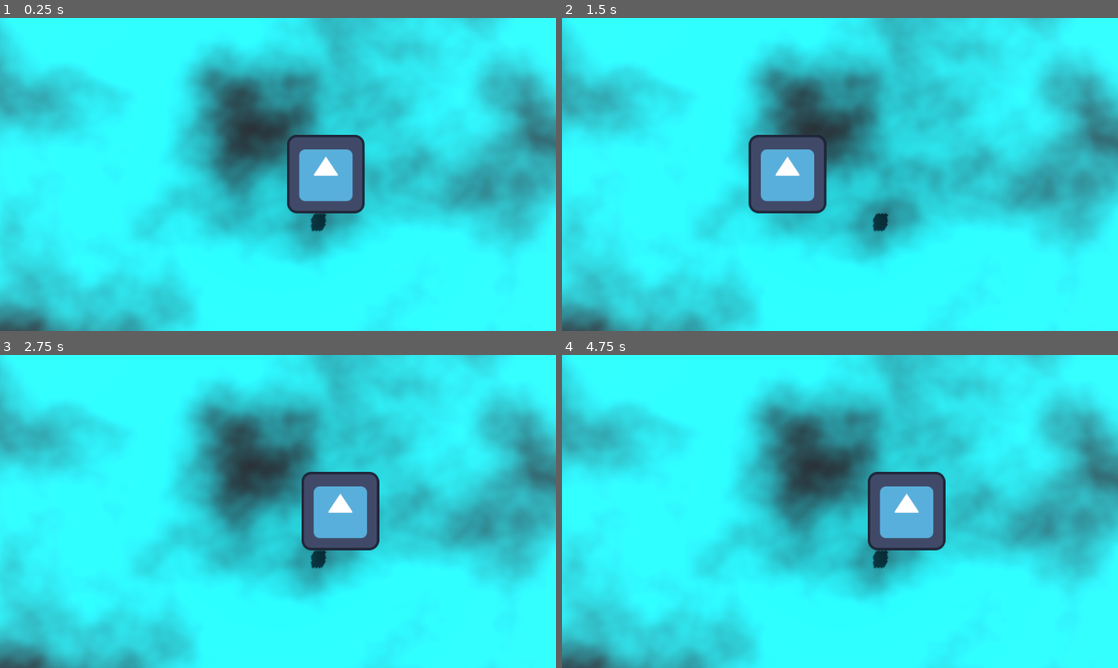
Above: before the commit, frames 1-4 (two rows, left to right).
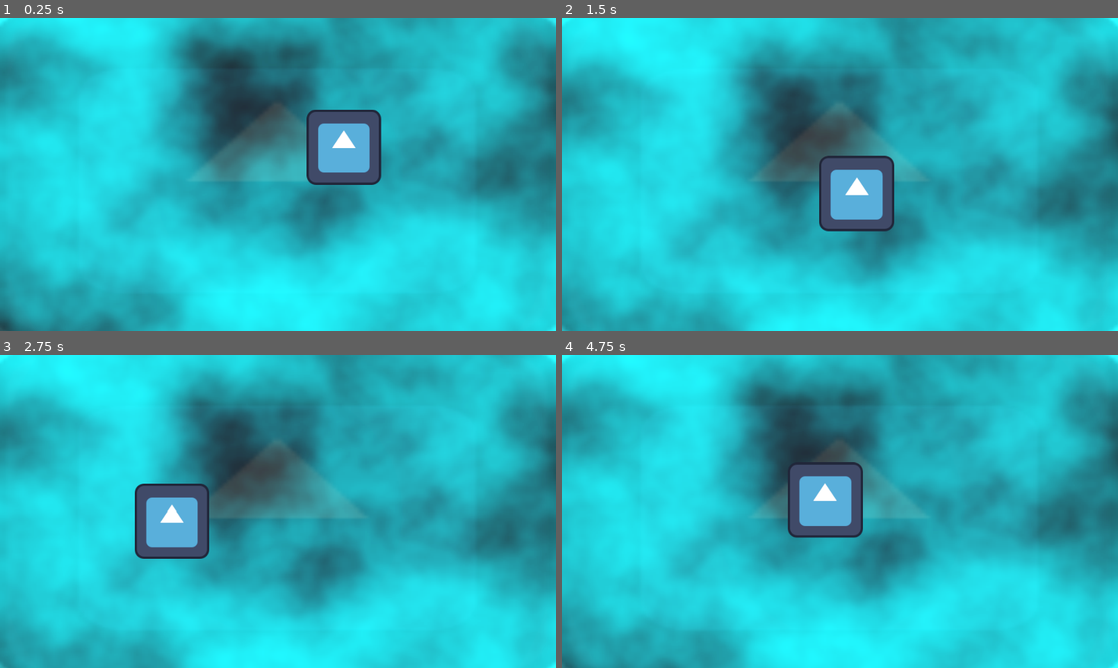
Above: after the commit, the same moments.

Repository: DrillThrill/godot-mixed-dimensions-demo
Game: Godot game, scene res://level.tscn
Same seed, same stepped clock (60 frames per second), same inputs: the game is played once before the commit and once after it. The engine's default icon, where the game draws it, is replaced by a stand-in: a white triangle on a blue panel in a dark square.
Inputs:
- Up to frame 1 (0.25 s): no input
- Up to frame 2 (1.5 s): no input
- Up to frame 3 (2.75 s): no input
- Up to frame 4 (4.75 s): no input

The runs differ from the first frame. In frame 1, 76% of the frame differs, in the area x 0-100%, y 0-100%; in frame 2, 78%; in frame 3, 78%; in frame 4, 81%.

Commit message:
3D camera sync

Diff:
--- /dev/null
+++ b/classes/EnvironmentRegion-class.gd
@@ -0,0 +1,46 @@
+extends Node3D
+class_name EnvironmentRegion
+
+const PIXELS_PER_METER: float = 75
+
+var camera_3d: Camera3D
+var sprite_3d: Sprite3D
+var camera_2d: Camera2D
+var subviewport: SubViewport
+
+# Base sprite size in world units at zoom level 1.0
+var base_sprite_height: float = 10.0
+# Distance from camera to sprite at zoom level 1.0
+var base_camera_distance: float = 10.0
+
+func _process(_delta):
+	camera_2d = get_tree().get_first_node_in_group("camera_2d")
+	camera_3d = get_viewport().get_camera_3d()
+	subviewport = get_tree().get_first_node_in_group("sub_viewport")
+	sprite_3d = get_tree().get_first_node_in_group("screen")
+
+	if camera_2d != null and camera_3d != null and subviewport != null and sprite_3d != null:
+		sync_from_2d()
+
+func sync_from_2d():
+	var pan: Vector2 = camera_2d.position
+	var zoom: float = camera_2d.zoom.x  # Assuming uniform zoom
+
+	var world_x: float = (pan.x / zoom) / PIXELS_PER_METER
+	var world_z: float = (pan.y / zoom) / PIXELS_PER_METER
+
+	camera_3d.position.x = world_x
+	camera_3d.position.z = world_z
+	sprite_3d.position.x = world_x
+	sprite_3d.position.z = world_z
+
+	# Zoom: move camera back and scale sprite to compensate
+	var distance: float = base_camera_distance / zoom
+	camera_3d.position.y = distance
+
+	# Scale sprite so it fills screen at this distance
+	var visible_height: float = 2.0 * distance * tan(deg_to_rad(camera_3d.fov / 2.0))
+	var viewport_aspect: float = float(subviewport.size.x) / float(subviewport.size.y)
+	var visible_width: float = visible_height * viewport_aspect
+
+	sprite_3d.pixel_size = visible_width / subviewport.size.x
--- a/level.tscn
+++ b/level.tscn
@@ -1,8 +1,9 @@
 [gd_scene format=3 uid="uid://c30pp7kl41f8k"]
 
+[ext_resource type="Script" uid="uid://d3bsfeo3qandv" path="res://classes/EnvironmentRegion-class.gd" id="1_0b4ue"]
 [ext_resource type="PackedScene" uid="uid://dmng8pmp0inva" path="res://level/2d_level.tscn" id="1_u52ul"]
 [ext_resource type="Material" uid="uid://cb4fidmlfwh4u" path="res://level/ground-material.tres" id="2_vonw3"]
-[ext_resource type="Script" uid="uid://balyou13xes2c" path="res://classes/Environment3DCamera.gd" id="3_oi3di"]
+[ext_resource type="Script" uid="uid://balyou13xes2c" path="res://classes/Environment3DCamera-class.gd" id="3_oi3di"]
 
 [sub_resource type="ProceduralSkyMaterial" id="ProceduralSkyMaterial_u52ul"]
 sky_horizon_color = Color(0.66224277, 0.6717428, 0.6867428, 1)
@@ -17,10 +18,12 @@
 tonemap_mode = 2
 glow_enabled = true
 
-[sub_resource type="ViewportTexture" id="ViewportTexture_u52ul"]
+[sub_resource type="ViewportTexture" id="ViewportTexture_0b4ue"]
 viewport_path = NodePath("SubViewport")
 
-[node name="3DLevel" type="Node3D" unique_id=688219878]
+[node name="3DLevel" type="Node3D" unique_id=122904715]
+script = ExtResource("1_0b4ue")
+metadata/_custom_type_script = "uid://d3bsfeo3qandv"
 
 [node name="WorldEnvironment" type="WorldEnvironment" parent="." unique_id=2025988060]
 environment = SubResource("Environment_oi3di")
@@ -29,16 +32,16 @@
 transform = Transform3D(-0.8660254, -0.43301278, 0.25, 0, 0.49999997, 0.86602545, -0.50000006, 0.75, -0.43301266, 0, 0, 0)
 shadow_enabled = true
 
-[node name="SubViewport" type="SubViewport" parent="." unique_id=90686839]
+[node name="SubViewport" type="SubViewport" parent="." unique_id=90686839 groups=["sub_viewport"]]
 transparent_bg = true
 size = Vector2i(1920, 1080)
 render_target_update_mode = 4
 
 [node name="2DLevel" parent="SubViewport" unique_id=80928347 instance=ExtResource("1_u52ul")]
 
-[node name="Sprite3D" type="Sprite3D" parent="." unique_id=848006215]
+[node name="Screen" type="Sprite3D" parent="." unique_id=848006215 groups=["screen"]]
 transform = Transform3D(1, 0, 0, 0, -4.371139e-08, 1, 0, -1, -4.371139e-08, 0, 0, 0)
-texture = SubResource("ViewportTexture_u52ul")
+texture = SubResource("ViewportTexture_0b4ue")
 
 [node name="CSGBox3D" type="CSGBox3D" parent="." unique_id=1121212817]
 transform = Transform3D(1, 0, 0, 0, 1, 0, 0, 0, 1, 0, -6, 0)
@@ -47,11 +50,7 @@
 
 [node name="EnvironmentCamera3D" type="Camera3D" parent="." unique_id=819086424]
 transform = Transform3D(1, 0, 0, 0, -4.371139e-08, 1, 0, -1, -4.371139e-08, -0.34974098, 3.4623308, -0.015739918)
-projection = 2
 current = true
 size = 0.15
 script = ExtResource("3_oi3di")
 metadata/_custom_type_script = "uid://balyou13xes2c"
-
-[node name="CSGBox3D2" type="CSGBox3D" parent="." unique_id=178954166]
-transform = Transform3D(1, 0, 0, 0, 1, 0, 0, 0, 1, 5.4545784, 2.86691, 0)
--- a/level/2d_level.tscn
+++ b/level/2d_level.tscn
@@ -10,15 +10,66 @@
 
 func _process(delta: float) -> void:
 	_time += delta
-	global_position.x = _init_position.x + ( sin(_time * 3.0) * 200.0 )
+	global_position.x = _init_position.x + ( sin(_time * 2.0) * 500.0 )
 "
 
+[sub_resource type="Animation" id="Animation_pjk4i"]
+length = 0.001
+tracks/0/type = "value"
+tracks/0/imported = false
+tracks/0/enabled = true
+tracks/0/path = NodePath(".:position")
+tracks/0/interp = 1
+tracks/0/loop_wrap = true
+tracks/0/keys = {
+"times": PackedFloat32Array(0),
+"transitions": PackedFloat32Array(1),
+"update": 0,
+"values": [Vector2(0, 100)]
+}
+
+[sub_resource type="Animation" id="Animation_5np0l"]
+resource_name = "loop"
+length = 4.0
+loop_mode = 1
+tracks/0/type = "value"
+tracks/0/imported = false
+tracks/0/enabled = true
+tracks/0/path = NodePath(".:position")
+tracks/0/interp = 2
+tracks/0/loop_wrap = true
+tracks/0/keys = {
+"times": PackedFloat32Array(0, 2, 4),
+"transitions": PackedFloat32Array(1, 1, 1),
+"update": 0,
+"values": [Vector2(0, 100), Vector2(0, -100), Vector2(0, 100)]
+}
+
+[sub_resource type="AnimationLibrary" id="AnimationLibrary_a8b5g"]
+_data = {
+&"RESET": SubResource("Animation_pjk4i"),
+&"loop": SubResource("Animation_5np0l")
+}
+
 [node name="2DLevel" type="Node2D" unique_id=80928347]
-
-[node name="Camera2D" type="Camera2D" parent="." unique_id=79798200]
 
 [node name="Icon" type="Sprite2D" parent="." unique_id=1778959802]
 position = Vector2(-13, -3)
 scale = Vector2(2.0161555, 2.0161555)
 texture = ExtResource("1_x36ny")
 script = SubResource("GDScript_x36ny")
+
+[node name="Camera2D" type="Camera2D" parent="." unique_id=79798200 groups=["camera_2d"]]
+position = Vector2(0, 100)
+scale = Vector2(1.0000001, 1.0000001)
+
+[node name="AnimationPlayer" type="AnimationPlayer" parent="Camera2D" unique_id=1567034097]
+libraries/ = SubResource("AnimationLibrary_a8b5g")
+autoplay = &"loop"
+
+[node name="Icon2" type="Sprite2D" parent="Camera2D" unique_id=555559985]
+modulate = Color(1, 1, 1, 0.30588236)
+z_index = -3
+position = Vector2(-2.0000267, 3.9999943)
+scale = Vector2(15.593747, 9.213578)
+texture = ExtResource("1_x36ny")
Renamed: classes/Environment3DCamera.gd -> classes/Environment3DCamera-class.gd
Renamed: classes/Environment3DCamera.gd.uid -> classes/Environment3DCamera-class.gd.uid
Not shown, added: classes/EnvironmentRegion-class.gd.uid
